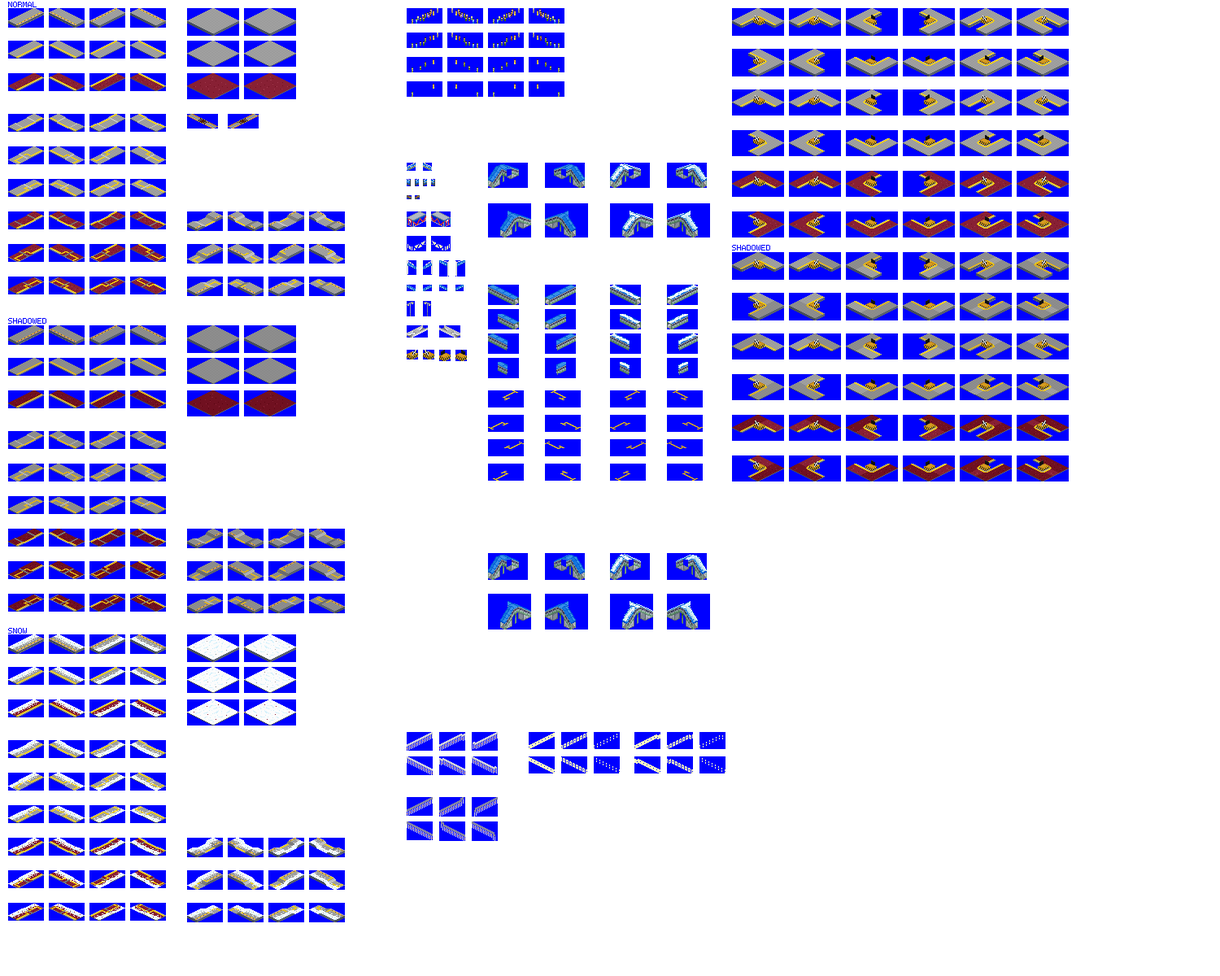
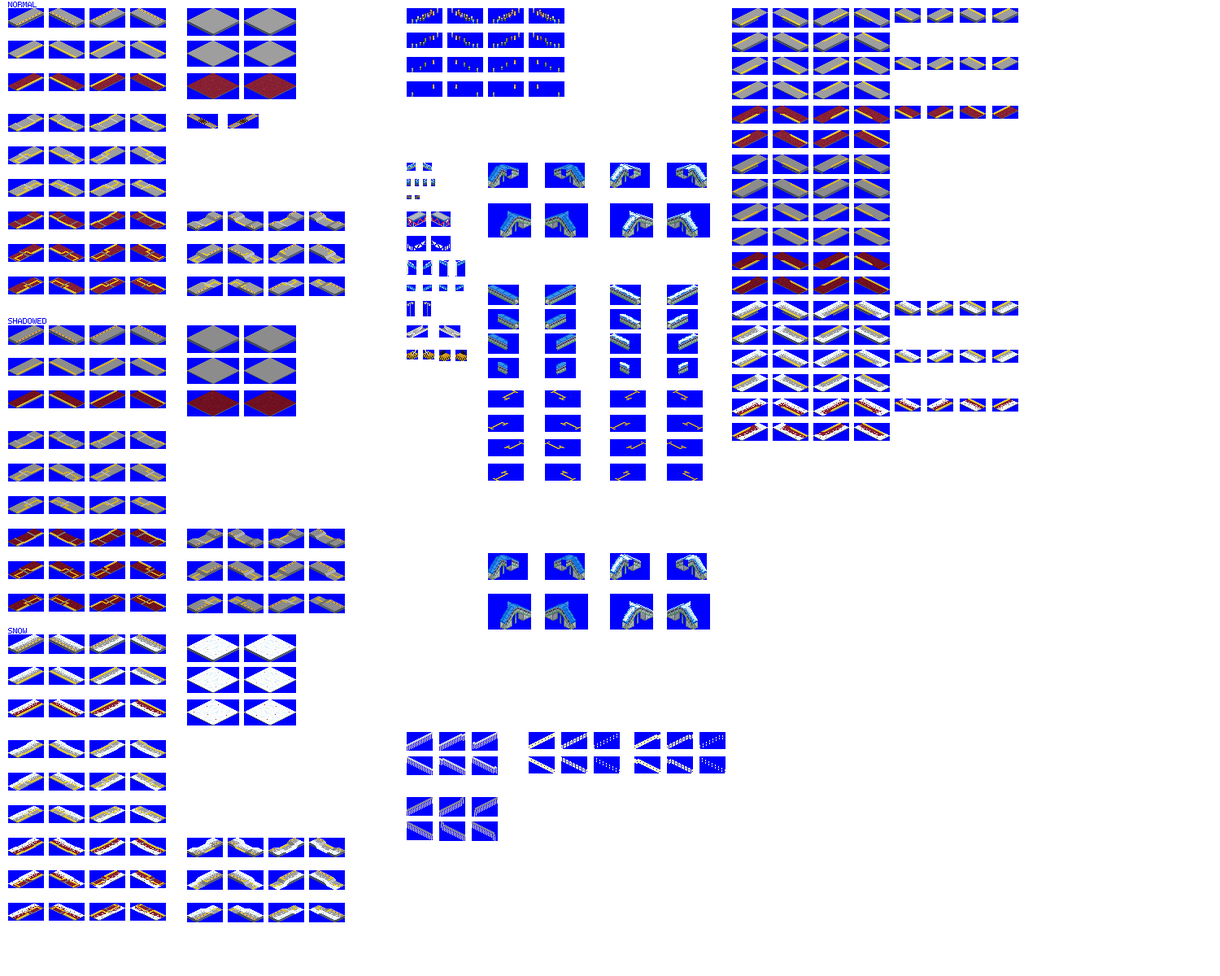
Comparing the layer stacks of the two w=1220, h=976 images. Changes:
painted on "snow" over left=732, top=301, right=1019, bottom=441
painted on "buffer" over left=753, top=14, right=1050, bottom=472
painted on "platforms" over left=732, top=8, right=1070, bottom=482
painted on "bg" over left=732, top=8, right=1070, bottom=482
